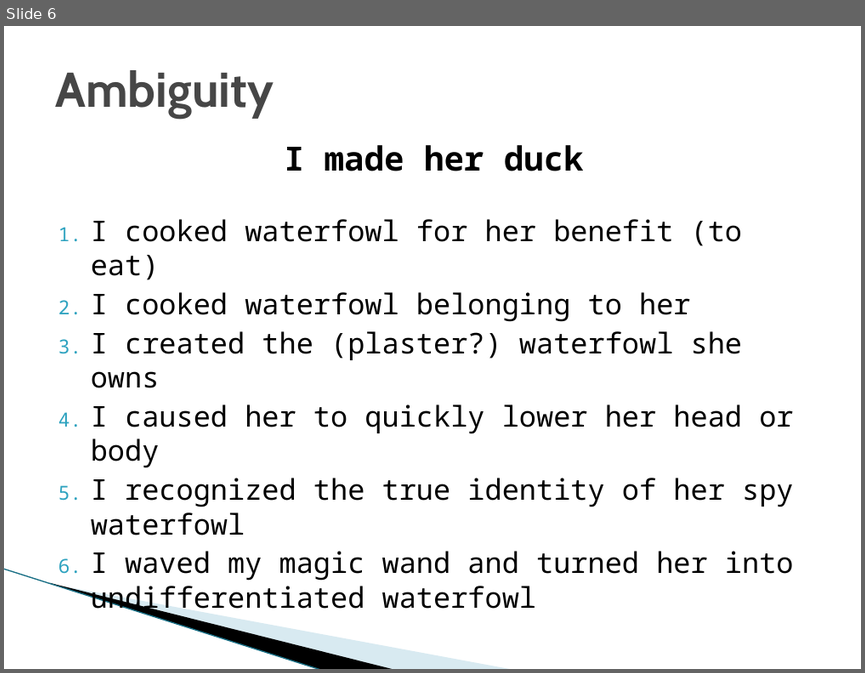
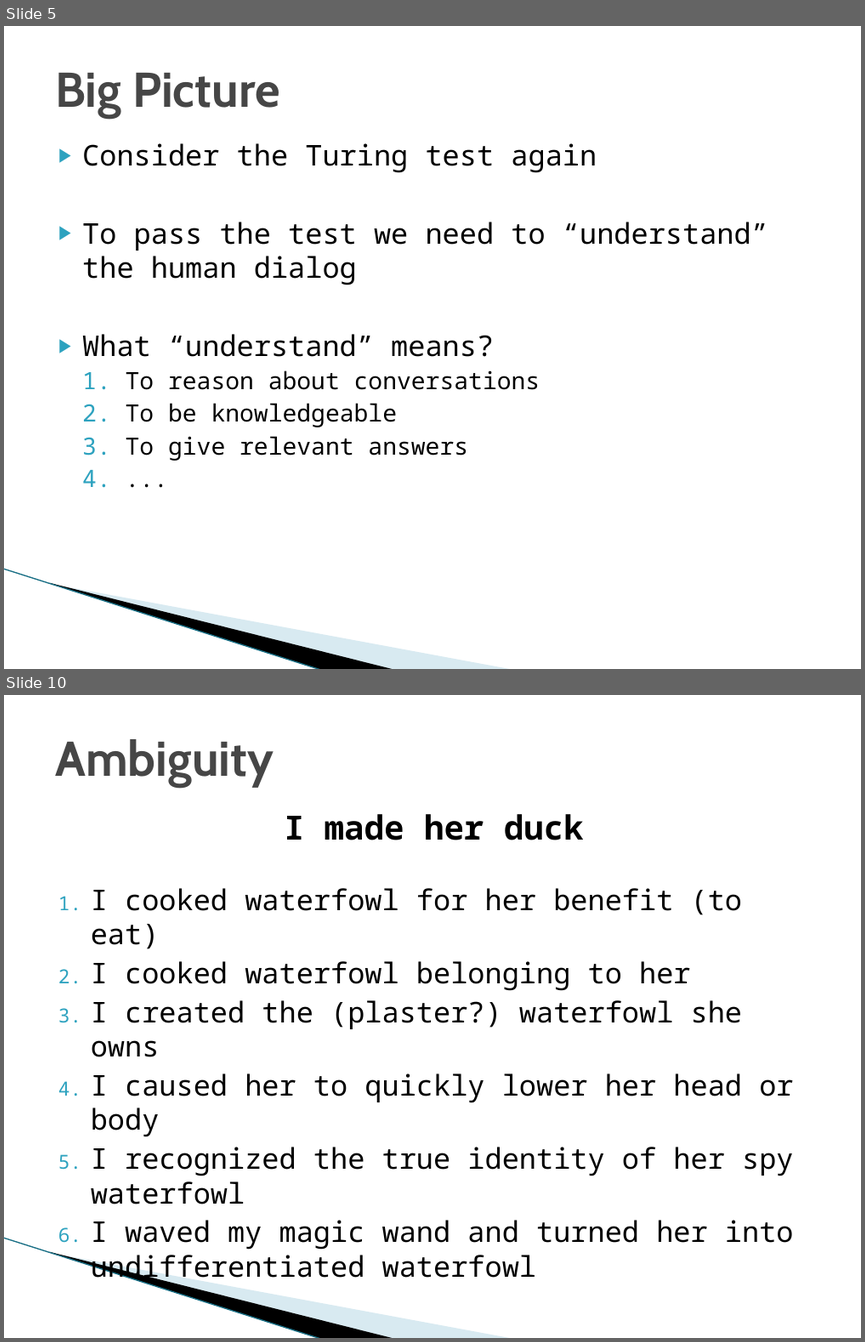
Before and after one commit to DU-ComputerVisionLab/Natural_Langauge_Processing, a slide deck: NLP_in_general.pptx. Shown one above the other, each under a label of ours: slide 6 before the commit, slides 5 and 10 after it; the slides between them are not shown. The pictures are 865x673 and 865x1342 pixels, drawn with LibreOffice and Linux fonts; fonts in the diff are those of the drawing; background and template pictures are left out. Boxes give left, top, right and bottom in pixels: in the first picture for what was removed or moved away, otherwise in the second. Text is boxed around its words. In the diff, an @@ line names an element or a change of style, - is before the commit and + after.

Commit message:
updated presentation with big picture overview

```diff
--- a/NLP_in_general.pptx
+++ b/NLP_in_general.pptx
@@ slide 5 added at <box>4,26,861,669</box>, background #FFFFFF; not listed: 3 template elements that a slide beside it also shows @@
@@ title added at <box>55,73,279,119</box>, 41 pt, text #464646, bold @@
+Big Picture
@@ text added at <box>82,143,768,460</box>, 24 pt, text #000000 @@
+▶ Consider the Turing test again
+▶ To pass the test we need to “understand” the human dialog
+▶ What “understand” means?
+  1. To reason about conversations
+  2. To be knowledgeable
+  3. To give relevant answers
+  4. ...
@@ what was slide 6 is now slide 10 @@
```
Also in this commit, not shown: 9 slides changed, 5 other slides added, 4 slides removed.
